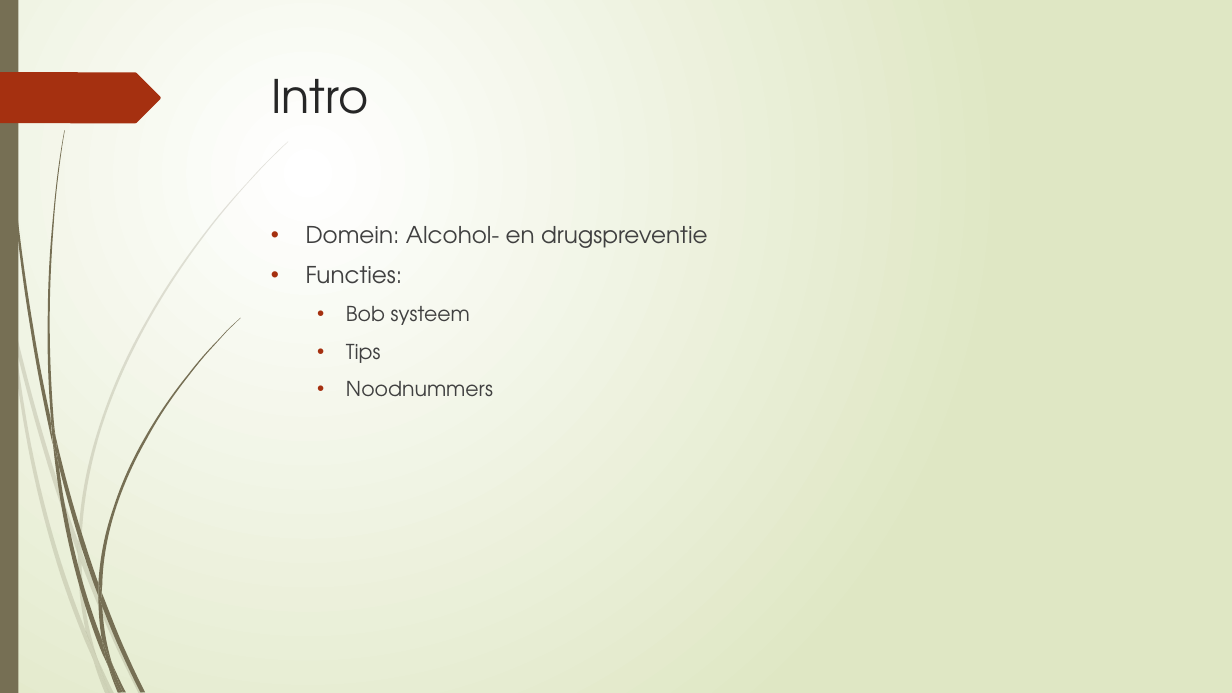
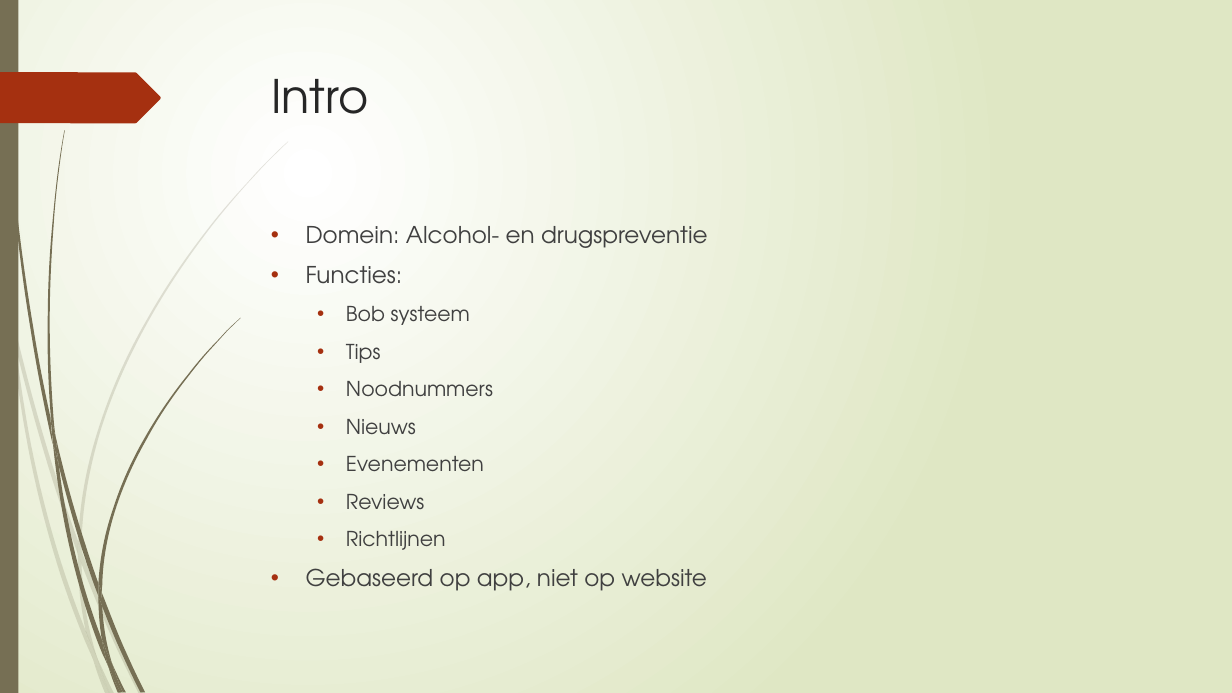
Before and after one commit to pxlit-projects/AppDev05_2016, a slide deck: slide 2 of presentation/Project AppDev.pptx. Drawn at 1232x693 pixels with LibreOffice and Linux fonts; fonts in the diff are those of the drawing. Boxes give left, top, right and bottom in pixels: in the first picture for what was removed or moved away, otherwise in the second. Text is boxed around its words. In the diff, an @@ line names an element or a change of style, - is before the commit and + after.

```diff
--- a/presentation/Project AppDev.pptx
+++ b/presentation/Project AppDev.pptx
@@ text at [306, 419, 707, 591]: paragraphs added @@
+  • Nieuws
+  • Evenementen
+  • Reviews
+  • Richtlijnen
+• Gebaseerd op app, niet op website
```
Also in this commit, not shown: 1 other slide changed.
